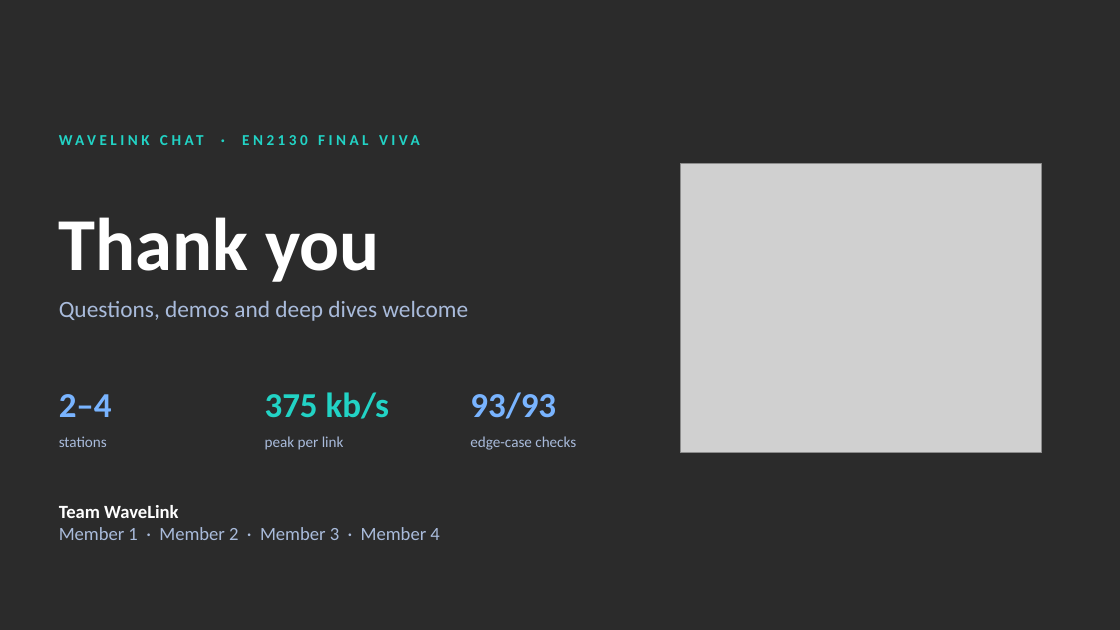
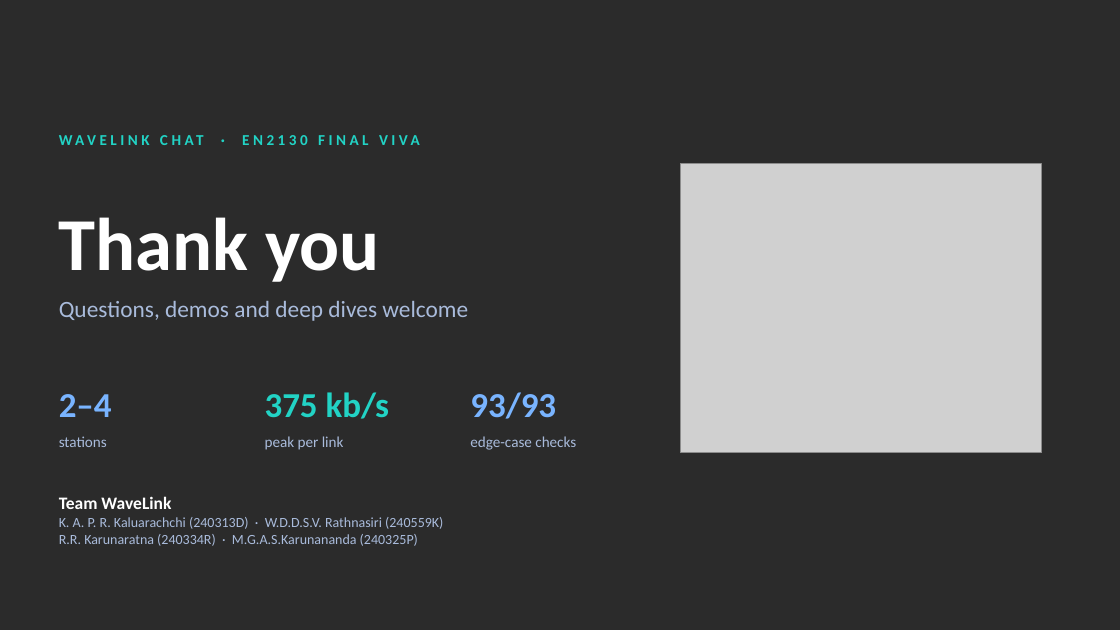
Before and after one commit to pxn-ai/WaveLink, a slide deck: slide 28 of WaveLink_App_Final/WaveLink_Chat_Final_Viva.pptx. Drawn at 1120x630 pixels with LibreOffice and Linux fonts; fonts in the diff are those of the drawing; grey boxes stand for pictures; background and template pictures are left out; a plain dark background stands for a picture behind light text. Boxes give left, top, right and bottom in pixels: in the first picture for what was removed or moved away, otherwise in the second. Text is boxed around its words. In the diff, an @@ line names an element or a change of style, - is before the commit and + after.

```diff
--- a/WaveLink_App_Final/WaveLink_Chat_Final_Viva.pptx
+++ b/WaveLink_App_Final/WaveLink_Chat_Final_Viva.pptx
@@ text at bbox=[59, 496, 171, 509]: size 16 to 15 pt in "Team WaveLink" @@
@@ text "Team WaveLink": place and size @@
-text "Team WaveLink" at bbox=[59, 505, 439, 540]
+text "Team WaveLink" at bbox=[59, 496, 443, 546]
@@ text at bbox=[59, 517, 443, 546]: text changed; size 16 to 12 pt @@
-Member 1 · Member 2 · Member 3 · Member 4
+K. A. P. R. Kaluarachchi (240313D) · W.D.D.S.V. Rathnasiri (240559K)
+R.R. Karunaratna (240334R) · M.G.A.S.Karunananda (240325P)
```
Also in this commit, not shown: 3 other slides changed, 6 other files.
